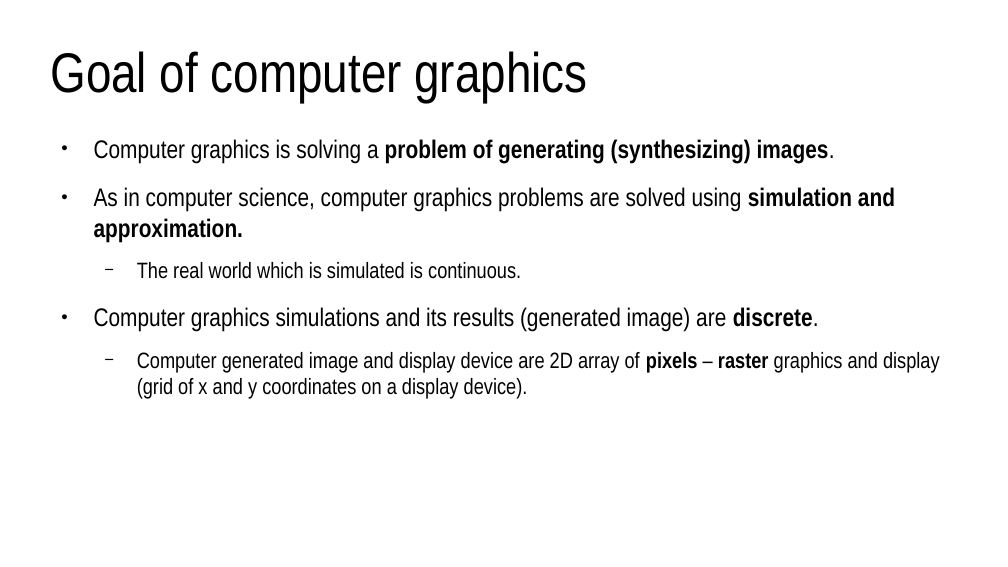
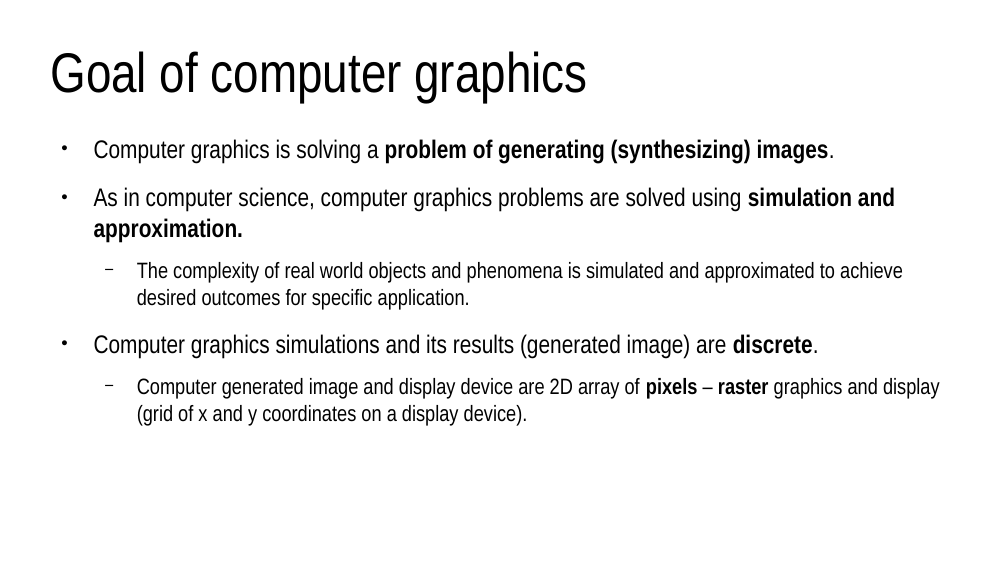
Before and after one commit to lorentzo/IntroductionToComputerGraphics, a slide deck: slide 3 of lectures/2_overview_computer_image_generation/computer_image_generation_overview.odp. Drawn at 1008x567 pixels with LibreOffice and Linux fonts; fonts in the diff are those of the drawing. Boxes give left, top, right and bottom in pixels: in the first picture for what was removed or moved away, otherwise in the second. Text is boxed around its words. In the diff, an @@ line names an element or a change of style, - is before the commit and + after.

```diff
--- a/lectures/2_overview_computer_image_generation/computer_image_generation_overview.odp
+++ b/lectures/2_overview_computer_image_generation/computer_image_generation_overview.odp
@@ text at [137, 262, 903, 310]: text changed @@
-  − The real world which is simulated is continuous.
+  − The complexity of real world objects and phenomena is simulated and approximated to achieve desired outcomes for specific application.
```
Also in this commit, not shown: 5 other slides changed, 3 slides added, 2 slides removed, 7 other files.
